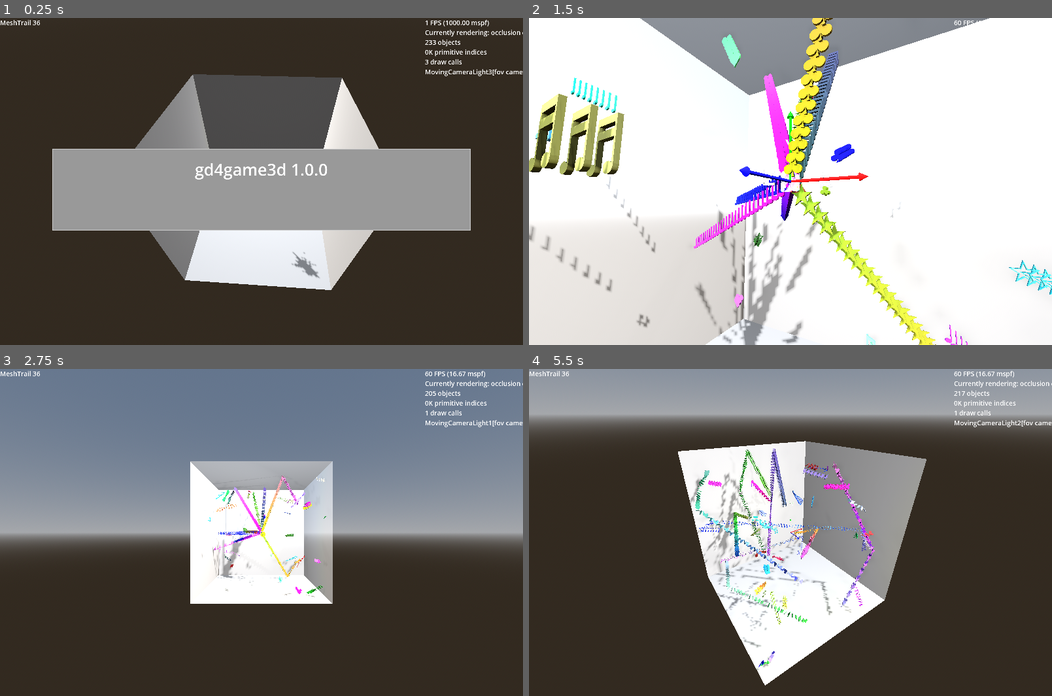
Above: before the commit, frames 1-4 (two rows, left to right).
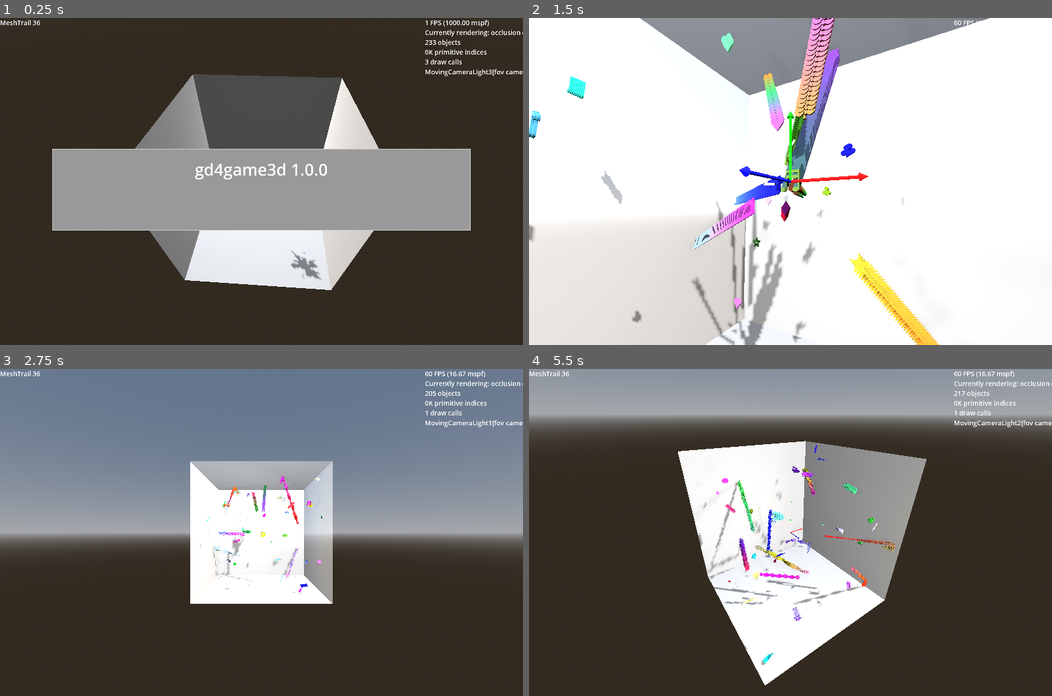
Above: after the commit, the same moments.

Repository: kasworld/gd4game3d
Game: Godot game, scene res://main.tscn
Same seed, same stepped clock (60 frames per second), same inputs: the game is played once before the commit and once after it.
Inputs (mouse positions are in pixels of both pictures, inside the frame that each line leads up to):
- Up to frame 1 (0.25 s): no input
- Up to frame 2 (1.5 s): tap Enter at 0.5 s; move the mouse to (905, 165) at 0.52 s; hold Right 0.53-1.28 s; tap Q at 0.6 s; click (905, 165) at 0.67 s; move the mouse to (685, 197) at 1.27 s; hold Down from 1.28 s (still down); tap E at 1.35 s
- Up to frame 3 (2.75 s): move the mouse to (313, 460) at 2.02 s; release Down at 2.03 s; hold Right from 2.03 s (still down); tap Enter at 2.1 s
- Up to frame 4 (5.5 s): move the mouse to (764, 597) at 2.77 s; release Right at 2.78 s; hold Up 2.78-3.53 s; tap one key every 0.75 s from 2.85 s: Q E Enter Q; click (764, 597) at 2.92 s; move the mouse to (947, 581) at 3.52 s; hold Left 3.53-5.03 s; move the mouse to (633, 483) at 4.27 s; move the mouse to (816, 532) at 5.02 s; hold Down from 5.03 s (still down); click (816, 532) at 5.17 s

The runs differ from the first frame. In frame 1, less than 0.1% of the frame differs, in the area x 55-62%, y 71-80%; in frame 2, 11%, in the area x 0-100%, y 0-100%; in frame 3, 1.1%; in frame 4, 4.2%.

Commit message:
update MeshTrail

Diff:
--- a/global/global3d.gd
+++ /dev/null
@@ -1,114 +0,0 @@
-extends Node
-
-var font = preload("res://font/HakgyoansimBareondotumR.ttf")
-
-# for calendar ans date_label
-const weekdaystring = ["일","월","화","수","목","금","토"]
-
-# for calendar
-var colors = {
-	weekday = [
-		Color.RED,  # sunday
-		Color.WHITE,  # monday
-		Color.WHITE,
-		Color.WHITE,
-		Color.WHITE,
-		Color.WHITE,
-		Color.BLUE,  # saturday
-	],
-	today = Color.GREEN,
-	calbg = Color.BLACK.lightened(0.2),
-
-	timelabel = Color.WHITE,
-	datelabel = Color.WHITE,
-	infolabel = Color.WHITE,
-
-	# analog clock
-	hour = Color.ROYAL_BLUE,
-	minute = Color.MEDIUM_SPRING_GREEN,
-	second = Color.ORANGE_RED,
-	center_circle1 = Color.PALE_GOLDENROD,
-	center_circle2 = Color.LIGHT_GOLDENROD,
-	dial_num = Color.LIGHT_GRAY,
-	dial_1 = Color.WHEAT,
-	clockbg = Color.BLACK.lightened(0.3),
-
-	default_clear = Color.BLACK,
-}
-
-func get_color_mat(co: Color)->Material:
-	var mat = StandardMaterial3D.new()
-	mat.albedo_color = co
-	#mat.metallic = 1
-	#mat.clearcoat = true
-	return mat
-
-func new_box(bsize :Vector3, mat :Material)->MeshInstance3D:
-	var mesh = BoxMesh.new()
-	mesh.size = bsize
-	mesh.material = mat
-	var sp = MeshInstance3D.new()
-	sp.mesh = mesh
-	return sp
-
-func new_sphere(r :float, mat :Material)->MeshInstance3D:
-	var mesh = SphereMesh.new()
-	mesh.radius = r
-	#mesh.radial_segments = 100
-	#mesh.rings = 100
-	mesh.material = mat
-	var sp = MeshInstance3D.new()
-	sp.mesh = mesh
-	return sp
-
-func new_cylinder(h :float, r1 :float, r2 :float, mat :Material)->MeshInstance3D:
-	var mesh = CylinderMesh.new()
-	mesh.height = h
-	mesh.bottom_radius = r1
-	mesh.top_radius = r2
-	mesh.radial_segments = clampi((r1+r2)*2 , 64, 360)
-	mesh.material = mat
-	var sp = MeshInstance3D.new()
-	sp.mesh = mesh
-	return sp
-
-func new_text(fsize :float, fdepth :float, mat :Material, text :String)->MeshInstance3D:
-	var mesh = TextMesh.new()
-	mesh.font = font
-	mesh.depth = fdepth
-	mesh.pixel_size = fsize / 100
-	mesh.font_size = fsize
-	mesh.text = text
-	mesh.material = mat
-	var sp = MeshInstance3D.new()
-	sp.mesh = mesh
-	return sp
-
-func new_torus(r1 :float,r2 :float, mat :Material)->MeshInstance3D:
-	var mesh = TorusMesh.new()
-	mesh.outer_radius = r1
-	mesh.inner_radius = r2
-	mesh.material = mat
-	var sp = MeshInstance3D.new()
-	sp.mesh = mesh
-	return sp
-
-func new_plane(size :Vector2, mat :Material)->MeshInstance3D:
-	var mesh = PlaneMesh.new()
-	mesh.size = size
-	mesh.material = mat
-	var sp = MeshInstance3D.new()
-	sp.mesh = mesh
-	return sp
-
-func new_capsule(h :float,r:float, mat :Material)->MeshInstance3D:
-	var mesh = CapsuleMesh.new()
-	mesh.height = h
-	mesh.radius = r
-	mesh.material = mat
-	var sp = MeshInstance3D.new()
-	sp.mesh = mesh
-	return sp
-
-func random_color()->Color:
-	return Color(randf(),randf(),randf())
--- a/main.gd
+++ b/main.gd
@@ -66,29 +66,29 @@
 	velocity = Vector3( (randf()-0.5)*WorldSize.length()/3,(randf()-0.5)*WorldSize.length()/3,(randf()-0.5)*WorldSize.length()/3)
 	for mt in MeshTrailTypeList:
 		var ball = meshtrail_scene.instantiate(
-			).init_OnBounce(
+			).set_ColorChange_OnBounce(
 			).set_get_random_color_fn(random_color3
 			).init( bounce, radius, randi_range(1,10), mt, Vector3.ZERO
-			).set_speed(20,40,0.05)
+			).set_speed(20,40)
 		$MeshTrailContainer.add_child(ball)
 	for mt in MeshTrailTypeList:
 		var ball = meshtrail_scene.instantiate(
-			).init_MeshGradient(
+			).set_ColorChange_MeshGradient(
 			).set_get_random_color_fn(random_color3
 			).init( bounce, radius, randi_range(10,100), mt, Vector3.ZERO
-			).set_speed(20,40,0.05)
+			).set_speed(20,40)
 		$MeshTrailContainer.add_child(ball)
 	for mt in MeshTrailTypeList:
 		var ball = meshtrail_scene.instantiate(
-			).init_ByPosition(b_box
+			).set_ColorChange_ByPosition(b_box
 			).init( bounce, radius, randi_range(1,10), mt, Vector3.ZERO
-			).set_speed(20,40,0.05)
+			).set_speed(20,40)
 		$MeshTrailContainer.add_child(ball)
 	for mt in MeshTrailTypeList:
 		var ball = meshtrail_scene.instantiate(
-			).init_ByPositionFn(get_color_ByPosition
+			).set_ColorChange_ByPositionFn(get_color_ByPosition
 			).init( bounce, radius, randi_range(1,10), mt, Vector3.ZERO
-			).set_speed(20,40,0.05)
+			).set_speed(20,40)
 		$MeshTrailContainer.add_child(ball)
 
 func bounce(_oldpos:Vector3, pos :Vector3, radiusa :float) -> Dictionary:
@@ -116,6 +116,10 @@
 var velocity :Vector3
 func _process(delta: float) -> void:
 	label_demo()
+
+	for mt in $MeshTrailContainer.get_children():
+		mt.move(delta)
+
 	var now := Time.get_unix_time_from_system()
 	var t := now /2.3
 	if $BounceCameraLight.is_current_camera():
--- a/mesh_trail/mesh_trail.gd
+++ b/mesh_trail/mesh_trail.gd
@@ -1,14 +1,48 @@
 extends Node3D
 class_name MeshTrail
 
-enum ColorMode {OnBounce, MeshGradient, ByPosition }
-var color_mode :ColorMode = ColorMode.OnBounce
+static func NewMeshByType(mesh_type , r :float) -> Mesh:
+	var mesh :Mesh
+	match mesh_type:
+		0:
+			mesh = SphereMesh.new()
+			mesh.radius = r
+			mesh.height = r
+		1:
+			mesh = BoxMesh.new()
+			mesh.size = Vector3(r,r,r)*1.5
+		2:
+			mesh = PrismMesh.new()
+			mesh.size = Vector3(r,r,r)*1.5
+		3:
+			mesh = TorusMesh.new()
+			mesh.inner_radius = r/2
+			mesh.outer_radius = r
+		4:
+			mesh = CapsuleMesh.new()
+			mesh.height = r*2
+			mesh.radius = r*0.5
+		5:
+			mesh = CylinderMesh.new()
+			mesh.height = r*2
+			mesh.bottom_radius = r
+			mesh.top_radius = 0
+		_:
+			mesh = TextMesh.new()
+			mesh.depth = r/6
+			mesh.pixel_size = r / 6
+			mesh.text = "%s" % mesh_type
+	return mesh
 
-func init_OnBounce() -> MeshTrail:
-	color_mode = ColorMode.OnBounce
+
+enum ColorChange {OnBounce, MeshGradient, ByPosition }
+var color_change_mode :ColorChange = ColorChange.OnBounce
+
+func set_ColorChange_OnBounce() -> MeshTrail:
+	color_change_mode = ColorChange.OnBounce
 	return self
 
-# for ColorMode.MeshGradient
+# for ColorChange.MeshGradient
 var color_from :Color # or current color
 var color_to :Color
 var color_progress :int # 0 to mesh_count-1
@@ -20,22 +54,22 @@
 		color_progress = 0
 	return lerp(color_from, color_to, float(color_progress)/float($MultiMeshInstance3D.multimesh.instance_count))
 
-func init_MeshGradient() -> MeshTrail:
-	color_mode = ColorMode.MeshGradient
+func set_ColorChange_MeshGradient() -> MeshTrail:
+	color_change_mode = ColorChange.MeshGradient
 	return self
 
 var color_aabb :AABB
-func init_ByPosition(c_aabb :AABB) -> MeshTrail:
-	color_mode = ColorMode.ByPosition
+func set_ColorChange_ByPosition(c_aabb :AABB) -> MeshTrail:
+	color_change_mode = ColorChange.ByPosition
 	color_aabb = c_aabb
 	return self
 
-func init_ByPositionFn(fn :Callable) -> MeshTrail:
-	color_mode = ColorMode.ByPosition
+func set_ColorChange_ByPositionFn(fn :Callable) -> MeshTrail:
+	color_change_mode = ColorChange.ByPosition
 	get_color_ByPosition_fn = fn
 	return self
 
-var get_color_ByPosition_fn = get_color_ByPosition
+var get_color_ByPosition_fn :Callable = get_color_ByPosition
 func get_color_ByPosition(pos :Vector3) -> Color:
 	var co :Color
 	for i in 3:
@@ -68,14 +102,12 @@
 	head_velocity = Vector3( (randf()-0.5)*speed_max, (randf()-0.5)*speed_max, (randf()-0.5)*speed_max)
 	color_from = get_random_color_fn.call()
 	color_to = get_random_color_fn.call()
-	make_mat_multi(new_mesh_by_type(mesh_type,radius), mesh_count, initial_pos)
-	old_tick = Time.get_unix_time_from_system()
+	make_mat_multi(NewMeshByType(mesh_type,radius), mesh_count, initial_pos)
 	return self
 
-func set_speed(mins :float, maxs :float, tick_sec :float) -> MeshTrail:
+func set_speed(mins :float, maxs :float) -> MeshTrail:
 	speed_max = maxs
 	speed_min = mins
-	$Timer.wait_time = tick_sec
 	return self
 
 func make_mat_multi(mesh :Mesh, count :int, initial_pos:Vector3):
@@ -93,35 +125,29 @@
 		var t := Transform3D(Basis(), initial_pos)
 		$MultiMeshInstance3D.multimesh.set_instance_transform(i,t)
 
-func set_color_by_mode(mesh_index :int, pos :Vector3) -> void:
+func set_color_by_mode(inst_index :int, pos :Vector3) -> void:
 	var co :Color
-	match color_mode:
-		ColorMode.ByPosition:
+	match color_change_mode:
+		ColorChange.ByPosition:
 			co = get_color_ByPosition_fn.call(pos)
-		ColorMode.OnBounce:
+		ColorChange.OnBounce:
 			co = color_from
-		ColorMode.MeshGradient:
+		ColorChange.MeshGradient:
 			co = get_color_MeshGradient()
-	$MultiMeshInstance3D.multimesh.set_instance_color(mesh_index, co)
+	$MultiMeshInstance3D.multimesh.set_instance_color(inst_index, co)
 
 func set_multi_pos_rot(i :int, pos :Vector3, axis :Vector3, rot :float) -> void:
 	var t := Transform3D(Basis(), pos)
 	t = t.rotated_local(axis, rot)
 	$MultiMeshInstance3D.multimesh.set_instance_transform(i,t )
 
-var old_tick :float
-func _on_timer_timeout() -> void:
-	var new_tick := Time.get_unix_time_from_system()
-	move(new_tick - old_tick)
-	old_tick = new_tick
-
 func move(delta :float) -> void:
 	var old_cursor := obj_cursor
 	obj_cursor +=1
 	obj_cursor %= $MultiMeshInstance3D.multimesh.instance_count
-	move_trail(delta, old_cursor, obj_cursor)
+	_move_trail(delta, old_cursor, obj_cursor)
 
-func move_trail(delta: float, oldi :int, newi:int) -> void:
+func _move_trail(delta: float, oldi :int, newi:int) -> void:
 	var oldpos :Vector3 = $MultiMeshInstance3D.multimesh.get_instance_transform(oldi).origin
 	var newpos :Vector3 = oldpos + head_velocity * delta
 	var bn = bounce_fn.call(oldpos,newpos,radius)
@@ -131,7 +157,7 @@
 			head_velocity[i] = -randf_range(speed_min, speed_max)*bn.bounced[i]
 
 	if bn.bounced != Vector3i.ZERO:
-		if color_mode == ColorMode.OnBounce:
+		if color_change_mode == ColorChange.OnBounce:
 			color_from = get_random_color_fn.call()
 		current_rotation_velocity =  randfn(0, rotation_velocity_deviation)
 	current_rotation += current_rotation_velocity * delta
@@ -143,37 +169,3 @@
 		head_velocity = head_velocity.normalized() * speed_max
 	if head_velocity.length() < speed_min:
 		head_velocity = head_velocity.normalized() * speed_min
-
-func new_mesh_by_type(mesh_type , r :float) -> Mesh:
-	var mesh :Mesh
-	match mesh_type:
-		0:
-			mesh = SphereMesh.new()
-			mesh.radius = r
-			mesh.height = r
-		1:
-			mesh = BoxMesh.new()
-			mesh.size = Vector3(r,r,r)*1.5
-		2:
-			mesh = PrismMesh.new()
-			mesh.size = Vector3(r,r,r)*1.5
-		3:
-			mesh = TorusMesh.new()
-			mesh.inner_radius = r/2
-			mesh.outer_radius = r
-		4:
-			mesh = CapsuleMesh.new()
-			mesh.height = r*2
-			mesh.radius = r*0.5
-		5:
-			mesh = CylinderMesh.new()
-			mesh.height = r*2
-			mesh.bottom_radius = r
-			mesh.top_radius = 0
-		_:
-			mesh = TextMesh.new()
-			mesh.depth = r/6
-			mesh.pixel_size = r / 6
-			#mesh.font_size = r*40
-			mesh.text = "%s" % mesh_type
-	return mesh
--- a/mesh_trail/mesh_trail.tscn
+++ b/mesh_trail/mesh_trail.tscn
@@ -12,9 +12,3 @@
 
 [node name="MultiMeshInstance3D" type="MultiMeshInstance3D" parent="."]
 multimesh = SubResource("MultiMesh_0ntik")
-
-[node name="Timer" type="Timer" parent="."]
-wait_time = 0.05
-autostart = true
-
-[connection signal="timeout" from="Timer" to="." method="_on_timer_timeout"]
--- a/project.godot
+++ b/project.godot
@@ -20,7 +20,6 @@
 [autoload]
 
 NamedColorList="*res://global/named_color_list.gd"
-Global3d="*res://global/global3d.gd"
 PlayingCard="*res://global/playing_card.gd"
 
 [display]
Not shown, removed: global/global3d.gd.uid
